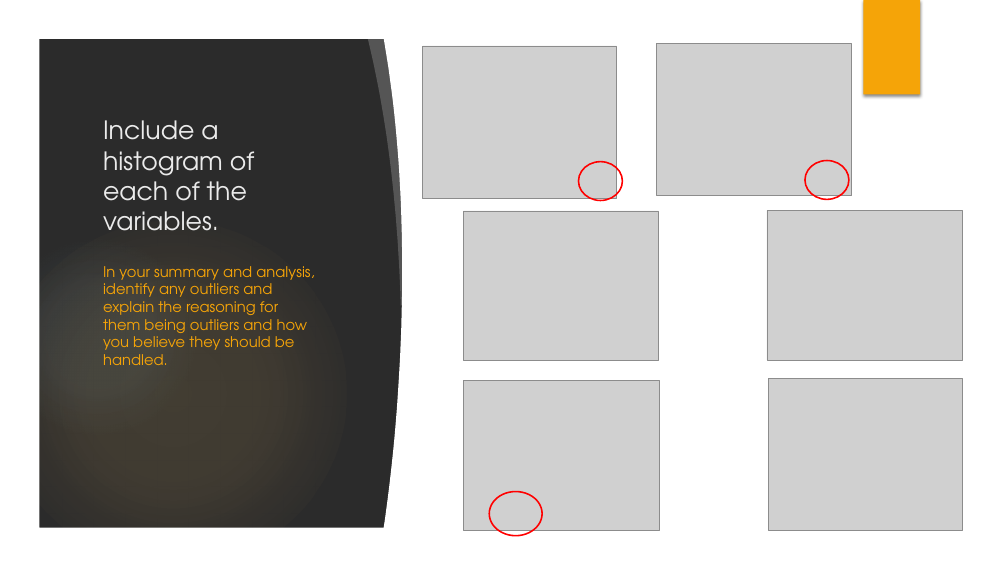
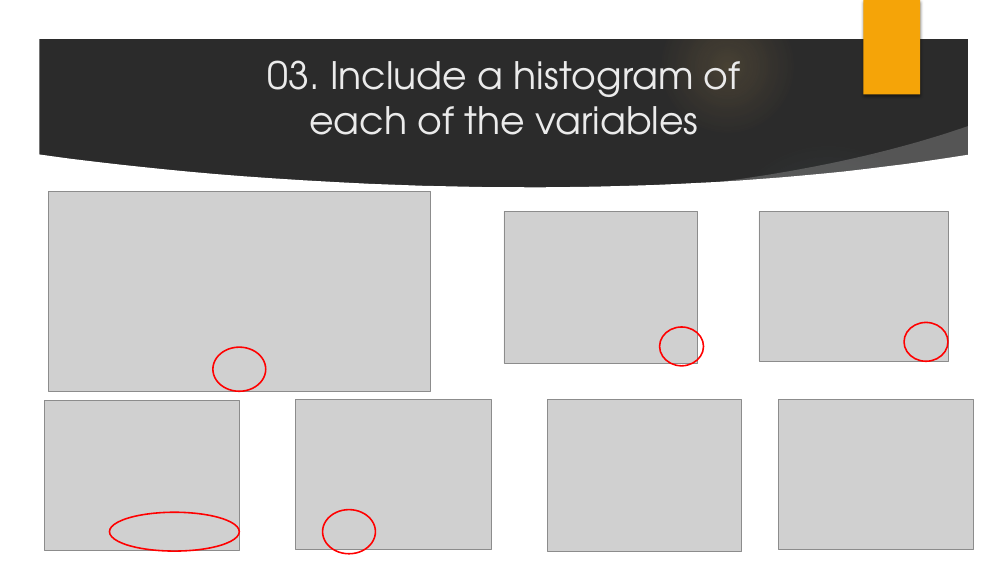
Before and after one commit to neuggs/Working-With-Strava-Data-Python, a slide deck: slide 4 of 01. My Dataset.pptx. Drawn at 1008x567 pixels with LibreOffice and Linux fonts; fonts in the diff are those of the drawing; grey boxes stand for pictures; background and template pictures are left out; a plain dark background stands for a picture behind light text. Boxes give left, top, right and bottom in pixels: in the first picture for what was removed or moved away, otherwise in the second. Text is boxed around its words. In the diff, an @@ line names an element or a change of style, - is before the commit and + after.

Commit message:
Completed PPT

```diff
--- a/01. My Dataset.pptx
+++ b/01. My Dataset.pptx
@@ title "03. Include a histogram of ..." at bbox=[267, 60, 741, 135]: vertical alignment bottom to middle @@
@@ freeform shape removed at bbox=[367, 32, 425, 307] @@
@@ freeform shape removed at bbox=[383, 33, 487, 533] @@
@@ rectangle removed at bbox=[473, 33, 973, 534] @@
@@ picture removed at bbox=[657, 44, 852, 196] @@
@@ title at bbox=[267, 60, 741, 135]: text changed; size 24 to 36 pt @@
-Include a histogram of each of the variables.
+03. Include a histogram of each of the variables
@@ freeform shape added at bbox=[701, 126, 977, 208], fill #FFFFFF at 20% opacity @@
@@ ellipse added at bbox=[712, 138, 944, 371], fill gradient #8EBBD2 @@
@@ freeform shape added at bbox=[38, 154, 970, 529], fill #FFFFFF @@
@@ picture added at bbox=[48, 191, 431, 392] @@
@@ picture: place and size @@
-picture at bbox=[423, 46, 616, 198]
+picture at bbox=[504, 212, 698, 364]
@@ picture added at bbox=[759, 212, 948, 361] @@
@@ text removed at bbox=[103, 266, 314, 365] @@
-In your summary and analysis, identify any outliers and explain the reasoning for them being outliers and how you believe they should be handled.
@@ ellipse: place and size @@
-ellipse at bbox=[578, 162, 622, 200]
+ellipse at bbox=[660, 327, 704, 366]
@@ ellipse: place and size @@
-ellipse at bbox=[805, 160, 849, 199]
+ellipse at bbox=[904, 323, 948, 361]
@@ ellipse added at bbox=[213, 347, 266, 391], outline #FF0000 1.5 pt @@
@@ picture: place and size @@
-picture at bbox=[464, 211, 659, 361]
+picture at bbox=[45, 401, 240, 551]
@@ picture: place and size @@
-picture at bbox=[464, 380, 659, 530]
+picture at bbox=[296, 400, 492, 550]
@@ picture: place and size @@
-picture at bbox=[769, 379, 963, 531]
+picture at bbox=[547, 400, 741, 552]
@@ picture: place and size @@
-picture at bbox=[767, 210, 963, 360]
+picture at bbox=[778, 400, 974, 550]
@@ ellipse added at bbox=[110, 513, 240, 551], outline #FF0000 1.5 pt @@
@@ ellipse: place and size @@
-ellipse at bbox=[489, 492, 542, 535]
+ellipse at bbox=[323, 510, 376, 554]
```
Also in this commit, not shown: 2 other slides changed, 13 slides added, 1 other file.
